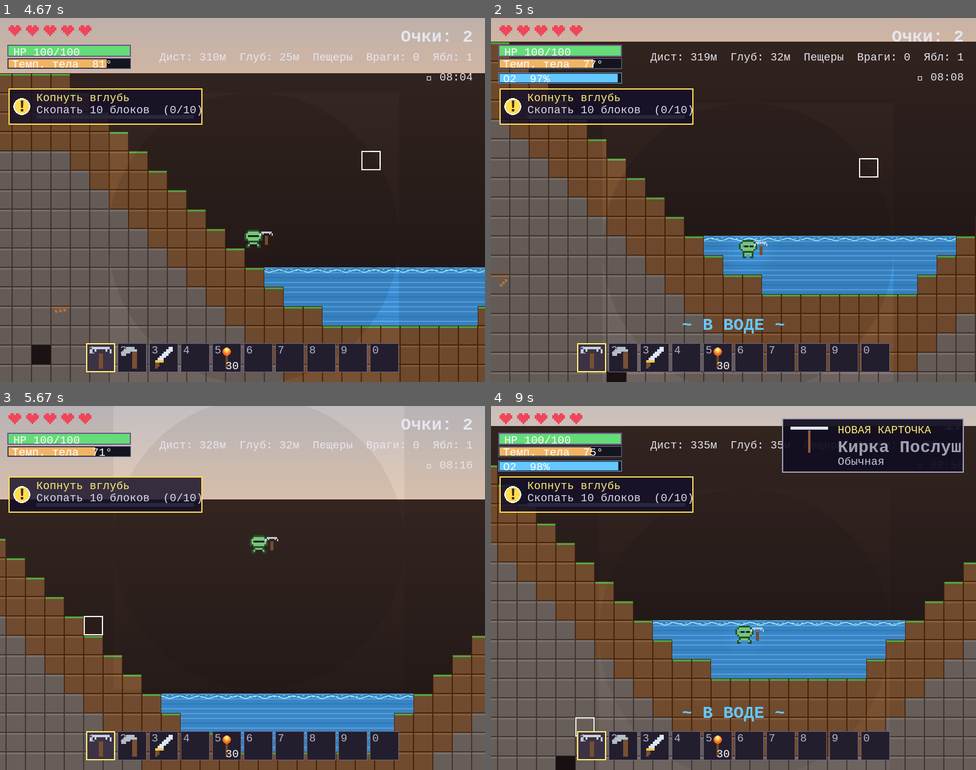
Above: before the commit, frames 1-4 (two rows, left to right).
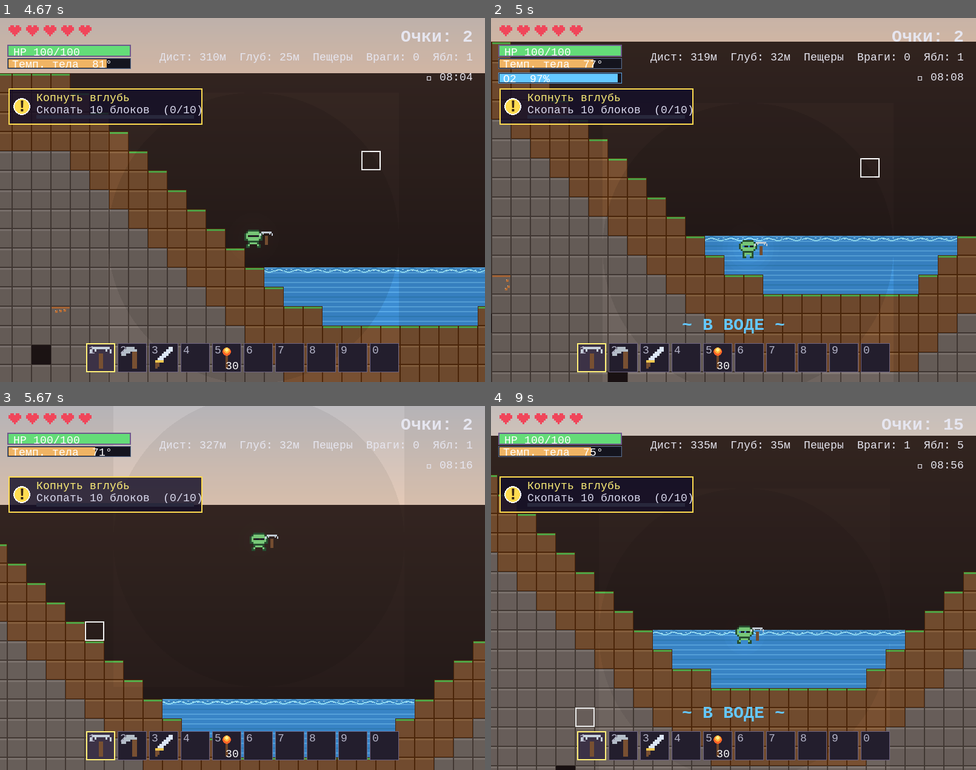
Above: after the commit, the same moments.

Repository: Folombas/PyGame2026
Game: pygame game, started from PyPixel/main.py
The game is run twice, just before and just after one commit, with the same random seed, the same clock (stepped at 60 frames per second) and the same inputs.
Inputs (mouse positions are in pixels of both pictures, inside the frame that each line leads up to):
- Up to frame 1 (4.67 s): tap Enter at 0.33 s; hold Right 0.67-1.13 s; move the mouse to (397, 189) at 0.7 s; hold Up 1.17-1.47 s; move the mouse to (126, 203) at 1.2 s; hold Right 1.5-1.97 s; move the mouse to (92, 145) at 1.53 s; hold Left 2-2.53 s; move the mouse to (116, 65) at 2.03 s; hold Left 2.57-2.97 s; move the mouse to (218, 294) at 2.6 s; hold Up 3-3.37 s; move the mouse to (242, 243) at 3.03 s; hold Right 3.4-4.03 s; move the mouse to (368, 258) at 3.43 s; hold Left 4.07-4.53 s; move the mouse to (164, 79) at 4.1 s; hold Right from 4.57 s (still down); move the mouse to (368, 167) at 4.6 s
- Up to frame 2 (5 s): keep holding Right
- Up to frame 3 (5.67 s): release Right at 5.03 s; hold Up 5.07-5.37 s; move the mouse to (392, 580) at 5.1 s; hold Right from 5.4 s (still down); move the mouse to (87, 624) at 5.43 s
- Up to frame 4 (9 s): release Right at 5.87 s; hold Left 5.9-6.43 s; move the mouse to (578, 540) at 5.93 s; hold Down 6.47-6.77 s; move the mouse to (588, 464) at 6.5 s; hold Left 6.8-7.2 s; move the mouse to (752, 573) at 6.83 s; hold Up 7.23-7.6 s; move the mouse to (597, 628) at 7.27 s; hold Right 7.63-8.27 s; move the mouse to (908, 671) at 7.67 s; hold Left 8.3-8.77 s; move the mouse to (626, 558) at 8.33 s; hold Right from 8.8 s (still down); move the mouse to (588, 722) at 8.83 s

Frame 1 is identical in both runs. In frame 2, 4.8% of the frame differs, in the area x 0-100%, y 6-100%; in frame 3, 8.8%; in frame 4, 19%, in the area x 0-100%, y 3-99%.

Commit message:
Shallow water: walk through 1-tile puddles; swim only in deep water

Diff:
--- a/PyPixel/player.py
+++ b/PyPixel/player.py
@@ -106,9 +106,25 @@
 
     def _check_water(self, world):
         cx = self.rect.centerx // TILE_SIZE
+        cy_feet = (self.rect.bottom - 2) // TILE_SIZE
         cy_body = self.rect.centery // TILE_SIZE
         cy_head = (self.rect.top + 6) // TILE_SIZE
-        self.in_water = (world.get_block(cx, cy_body) == WATER)
+
+        # Проверяем воду под ногами
+        feet_in_water = (world.get_block(cx, cy_feet) == WATER)
+        body_in_water = (world.get_block(cx, cy_body) == WATER)
+
+        # Глубина: сколько тайлов воды ниже игрока
+        depth = 0
+        for dy in range(0, 6):
+            if world.get_block(cx, cy_feet + dy) == WATER:
+                depth += 1
+            else:
+                break
+
+        # Режим плавания включается только если воды БОЛЬШЕ 1 тайла
+        self.in_water = (feet_in_water and depth >= 2) or body_in_water
+        self.in_shallow = feet_in_water and depth < 2
         self.head_in_water = (world.get_block(cx, cy_head) == WATER)
 
     def update(self, world) -> None:
@@ -158,7 +174,15 @@
 
         self._check_water(world)
 
-        if self.in_water:
+        if getattr(self, "in_shallow", False) and not self.in_water:
+            # Мелководье: ходим как по земле, но чуть медленнее
+            if self.jump_held and self.on_ground:
+                self.vel_y = JUMP_POWER
+                self.on_ground = False
+            self.vel_y += GRAVITY
+            self.vel_y = min(self.vel_y, 20)
+            self.vel_x *= 0.85
+        elif self.in_water:
             # --- ПЛАВАНИЕ ---
             keys = getattr(self, "keys", None)
             # Просто стоим в воде — не тонем
